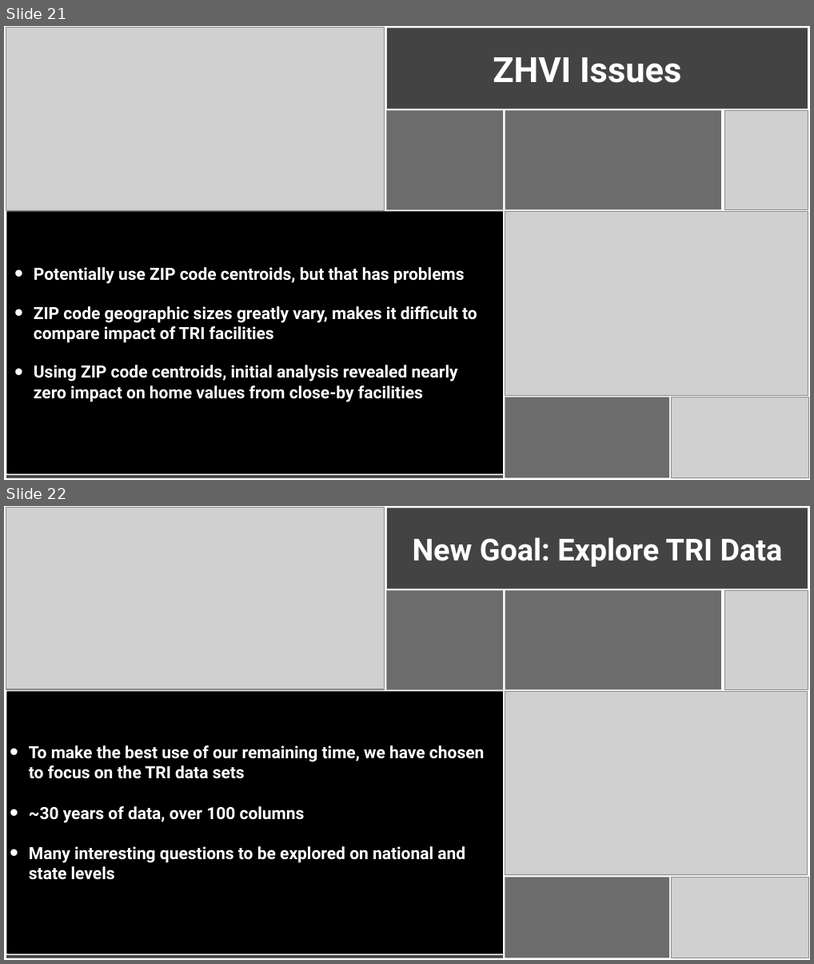
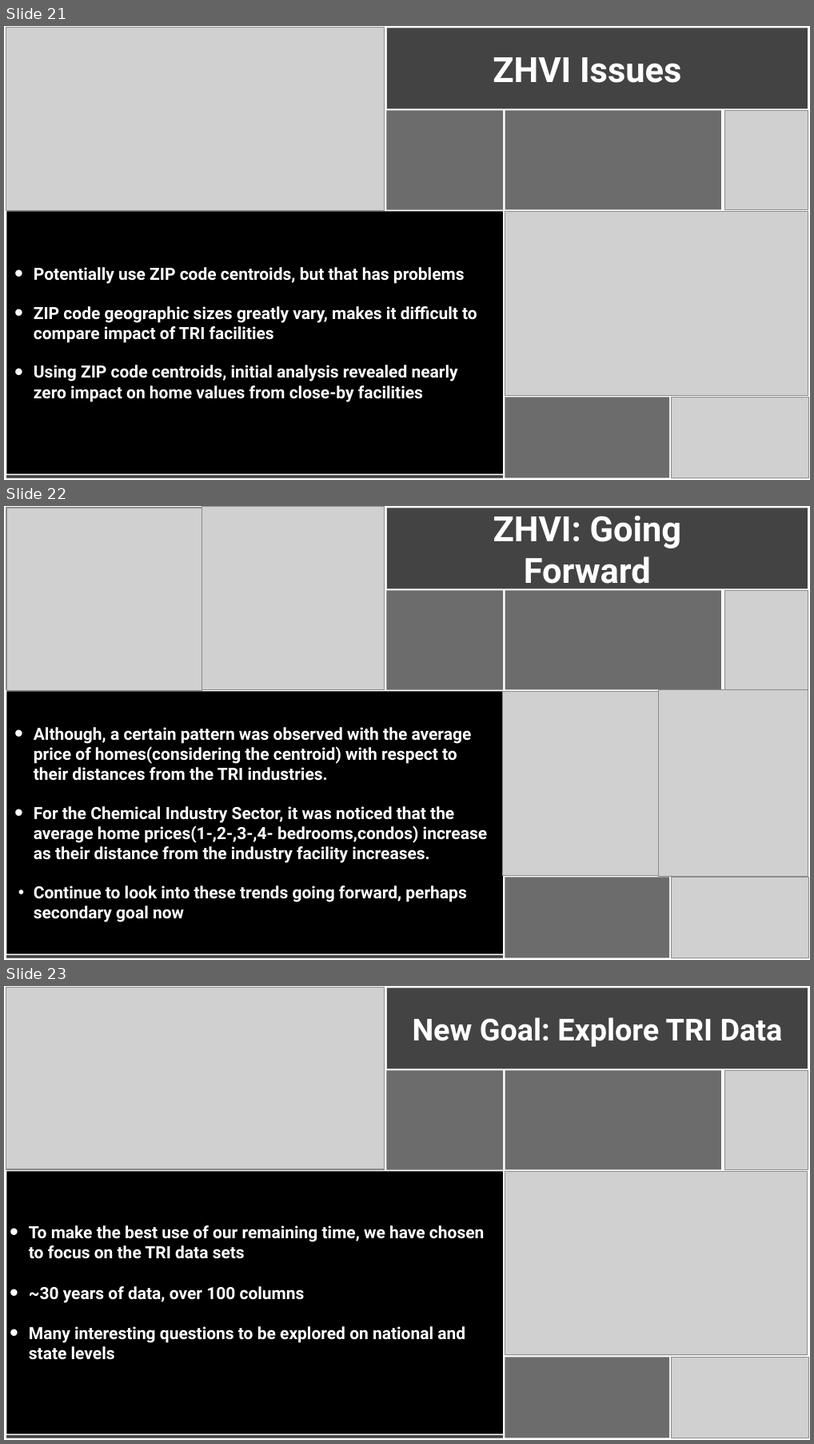
Before and after one commit to UNCG-CSE/Toxic-Crusaders, a slide deck: jacob/presentation/pres_two/CSC495_Toxic_Crusaders_Presentation.pptx. Shown one above the other, each under a label of ours: slides 21 and 22 before the commit, slides 21, 22 and 23 after it. The pictures are 814x964 and 814x1444 pixels, drawn with LibreOffice and Linux fonts; fonts in the diff are those of the drawing; grey boxes stand for pictures. Boxes give left, top, right and bottom in pixels: in the first picture for what was removed or moved away, otherwise in the second. Text is boxed around its words. In the diff, an @@ line names an element or a change of style, - is before the commit and + after.

Commit message:
updated presentation files

```diff
--- a/jacob/presentation/pres_two/CSC495_Toxic_Crusaders_Presentation.pptx
+++ b/jacob/presentation/pres_two/CSC495_Toxic_Crusaders_Presentation.pptx
@@ slide 22 added at box(4, 506, 810, 960), background #FFFFFF @@
@@ picture added at box(6, 508, 385, 690) @@
@@ picture added at box(6, 508, 202, 690) @@
@@ picture added at box(202, 506, 385, 690) @@
@@ rectangle added at box(387, 508, 808, 588), fill #434343 @@
@@ text added at box(494, 516, 682, 592), 31 pt, text #FFFFFF, bold @@
+ZHVI: Going Forward
@@ rectangle added at box(387, 590, 504, 689), fill #6C6C6C @@
@@ rectangle added at box(506, 591, 722, 690), fill #6C6C6C @@
@@ picture added at box(725, 591, 808, 690) @@
@@ rectangle added at box(6, 692, 503, 953), fill #000000 @@
@@ picture added at box(503, 692, 658, 876) @@
@@ rectangle added at box(505, 692, 808, 876), fill #434343 @@
@@ picture added at box(658, 690, 808, 876) @@
@@ text added at box(34, 727, 487, 922), 15 pt, text #FFFFFF, bold @@
+• Although, a certain pattern was observed with the average price of homes(considering the centroid) with respect to their distances from the TRI industries.
+• For the Chemical Industry Sector, it was noticed that the average home prices(1-,2-,3-,4- bedrooms,condos) increase as their distance from the industry facility increases.
+• Continue to look into these trends going forward, perhaps secondary goal now
@@ rectangle added at box(506, 877, 670, 957), fill #6C6C6C @@
@@ picture added at box(672, 877, 810, 957) @@
@@ rectangle added at box(6, 955, 503, 958), fill #434343 @@
@@ what was slide 22 is now slide 23 @@
```
Also in this commit, not shown: 1 other file.
